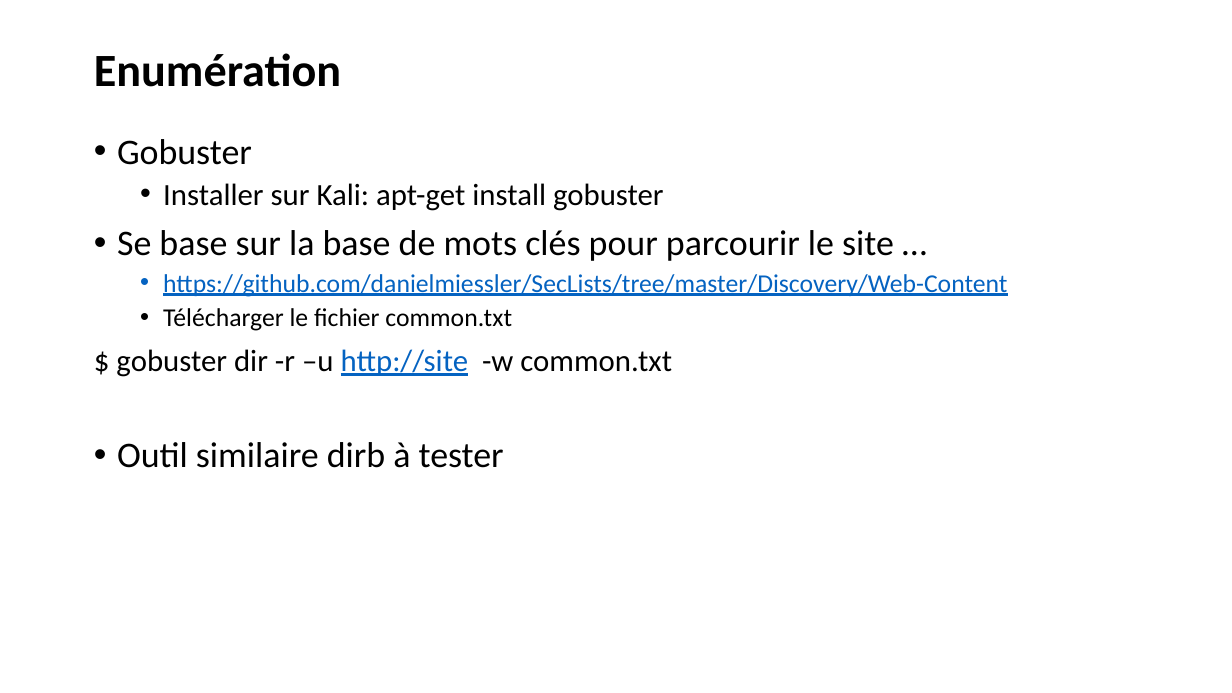
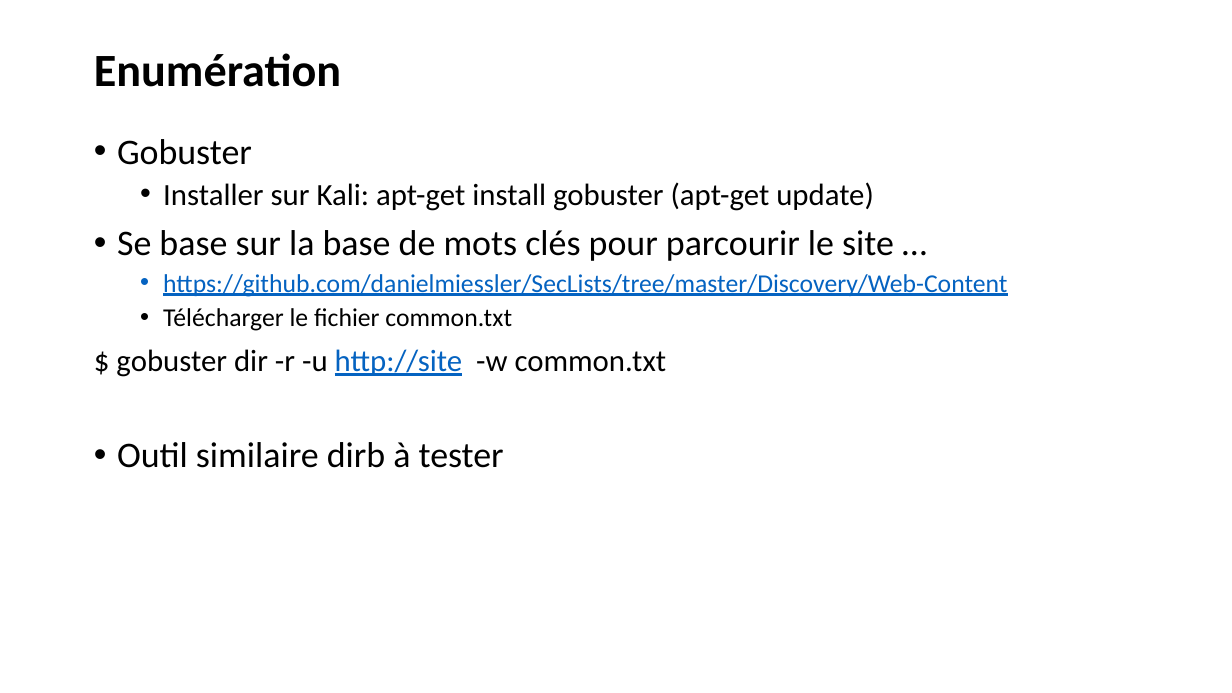
Before and after one commit to gitsto/tech, a slide deck: slide 7 of training/2022_07_25-27_securite_web/support/Sécurité des applications Web.pptx. Drawn at 1232x693 pixels with LibreOffice and Linux fonts; fonts in the diff are those of the drawing. Boxes give left, top, right and bottom in pixels: in the first picture for what was removed or moved away, otherwise in the second. Text is boxed around its words. In the diff, an @@ line names an element or a change of style, - is before the commit and + after.

```diff
--- a/training/2022_07_25-27_securite_web/support/Sécurité des applications Web.pptx
+++ b/training/2022_07_25-27_securite_web/support/Sécurité des applications Web.pptx
@@ text at (x1=163, y1=182, x2=874, y2=211): text changed @@
-  • Installer sur Kali: apt-get install gobuster
+  • Installer sur Kali: apt-get install gobuster (apt-get update)
@@ text at (x1=116, y1=349, x2=667, y2=377): text changed @@
-$ gobuster dir -r –u http://site -w common.txt
+$ gobuster dir -r -u http://site -w common.txt
```
Also in this commit, not shown: 1 other slide changed.
